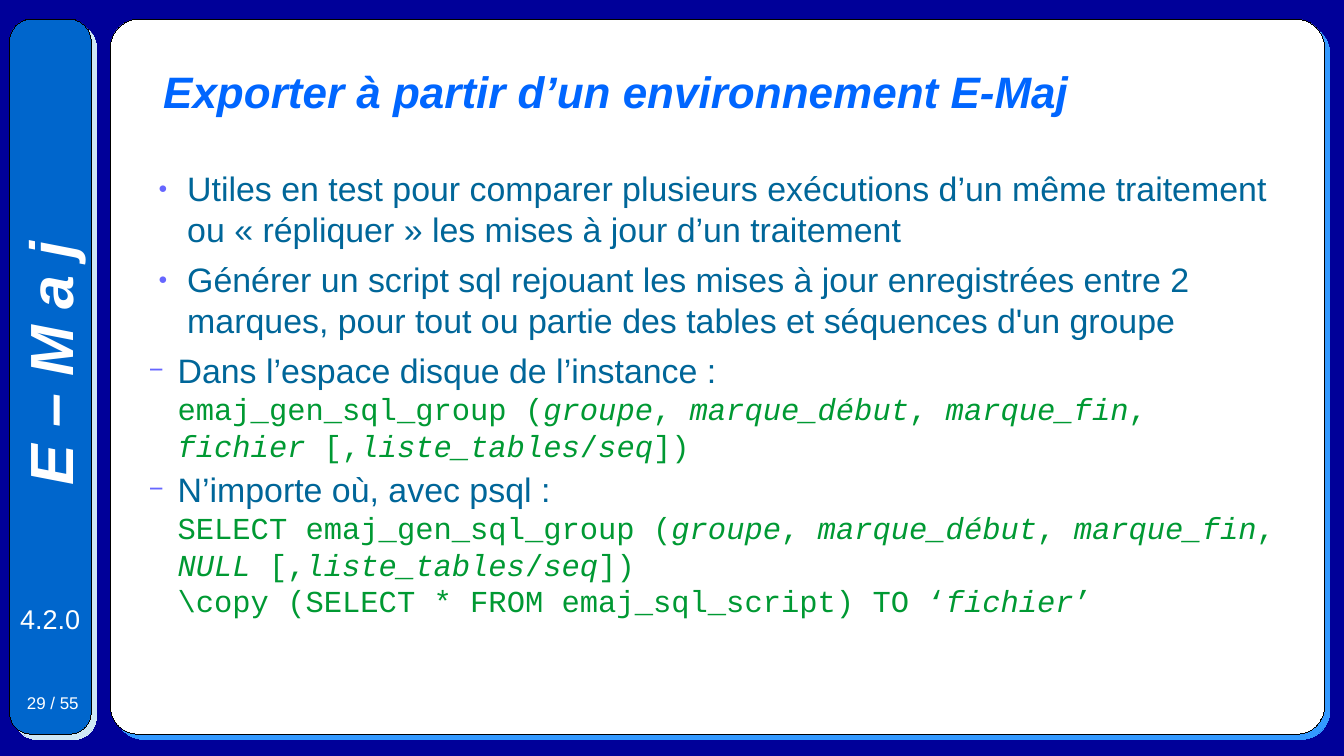
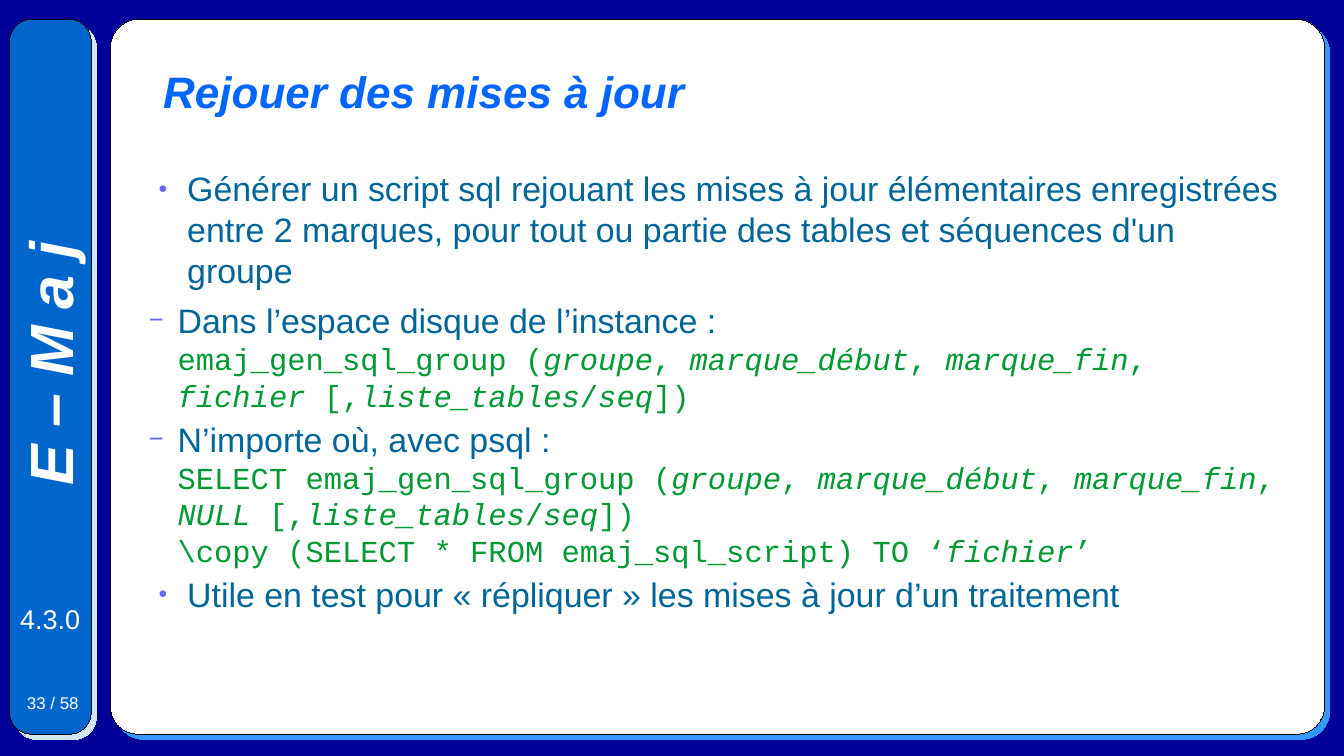
Before and after one commit to beaud76/emaj_doc, a slide deck: slide 33 of Emaj.devel_pres_fr.odp (slide 29 before the commit). Drawn at 1344x756 pixels with LibreOffice and Linux fonts; fonts in the diff are those of the drawing. Boxes give left, top, right and bottom in pixels: in the first picture for what was removed or moved away, otherwise in the second. Text is boxed around its words. In the diff, an @@ line names an element or a change of style, - is before the commit and + after.

```diff
--- a/Emaj.devel_pres_fr.odp
+++ b/Emaj.devel_pres_fr.odp
@@ title at (163, 75, 684, 117): text changed @@
-Exporter à partir d’un environnement E-Maj
+Rejouer des mises à jour
@@ text at (187, 176, 1278, 289): text changed @@
-● Utiles en test pour comparer plusieurs exécutions d’un même traitement ou « répliquer » les mises à jour d’un traitement
-● Générer un script sql rejouant les mises à jour enregistrées entre 2 marques, pour tout ou partie des tables et séquences d'un groupe
+● Générer un script sql rejouant les mises à jour élémentaires enregistrées entre 2 marques, pour tout ou partie des tables et séquences d'un groupe
@@ text at (187, 582, 1120, 614): paragraph added @@
+● Utile en test pour « répliquer » les mises à jour d’un traitement
@@ text at (20, 610, 80, 630): text changed @@
-4.2.0
+4.3.0
@@ page number at (27, 697, 79, 709): text changed @@
-29 / 55
+33 / 58
```
Also in this commit, not shown: 53 other slides changed, 3 slides added, 7 other files.
